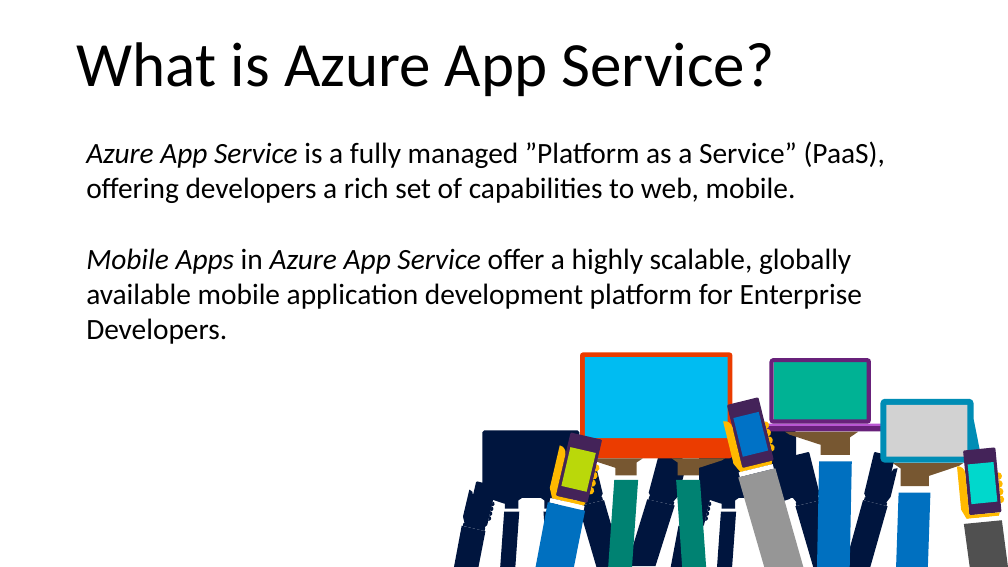
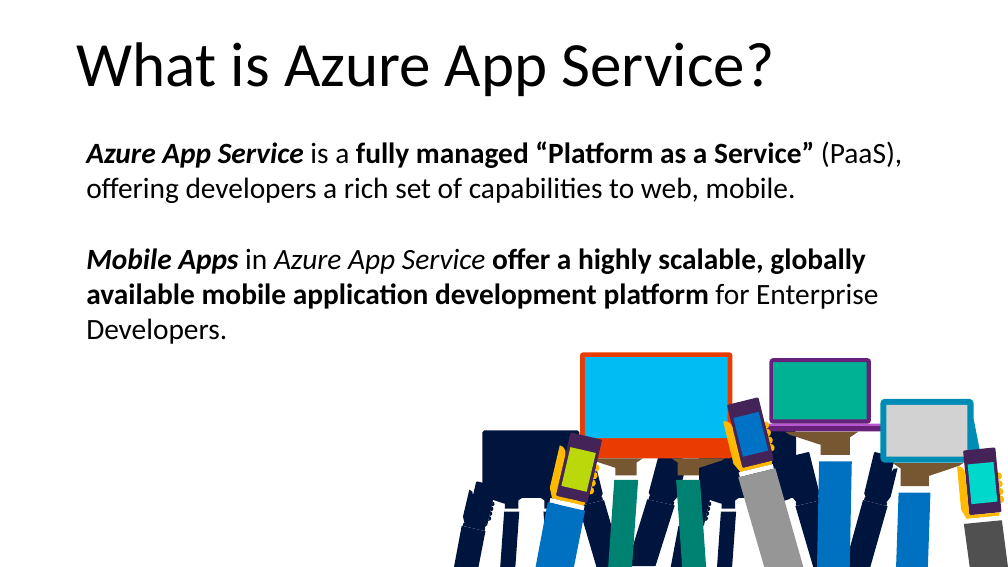
Before and after one commit to kunal-chowdhury/Public-Speakings, a slide deck: slide 17 of 20171215-15-Dec-2017, Digital Summit 2017, Vizag/Building cloud enabled applications using Windows Azure.pptx (slide 14 before the commit). Drawn at 1008x567 pixels with LibreOffice and Linux fonts; fonts in the diff are those of the drawing. Boxes give left, top, right and bottom in pixels: in the first picture for what was removed or moved away, otherwise in the second. Text is boxed around its words. In the diff, an @@ line names an element or a change of style, - is before the commit and + after.

Commit message:
Updated the slide 'Building cloud enabled applications using Windows Azure'

```diff
--- a/20171215-15-Dec-2017, Digital Summit 2017, Vizag/Building cloud enabled applications using Windows Azure.pptx
+++ b/20171215-15-Dec-2017, Digital Summit 2017, Vizag/Building cloud enabled applications using Windows Azure.pptx
@@ text at (x1=86, y1=141, x2=902, y2=203): text changed @@
-Azure App Service is a fully managed ”Platform as a Service” (PaaS), offering developers a rich set of capabilities to web, mobile.
+Azure App Service is a fully managed “Platform as a Service” (PaaS), offering developers a rich set of capabilities to web, mobile.
@@ text at (x1=86, y1=248, x2=878, y2=344): bold on in "Mobile Apps offer a highly scalable, globally ..." @@
```
Also in this commit, not shown: 6 other slides changed, 3 slides added.
